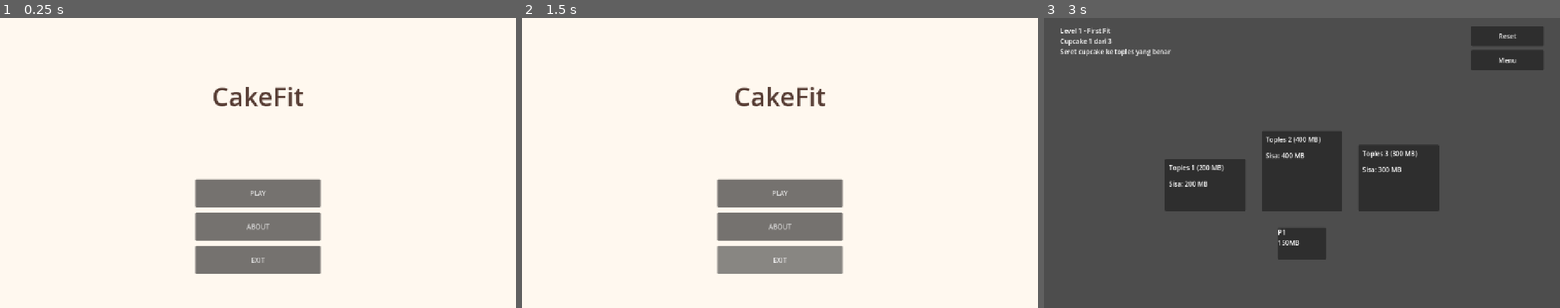
Above: before the commit, frames 1-3 (left to right).
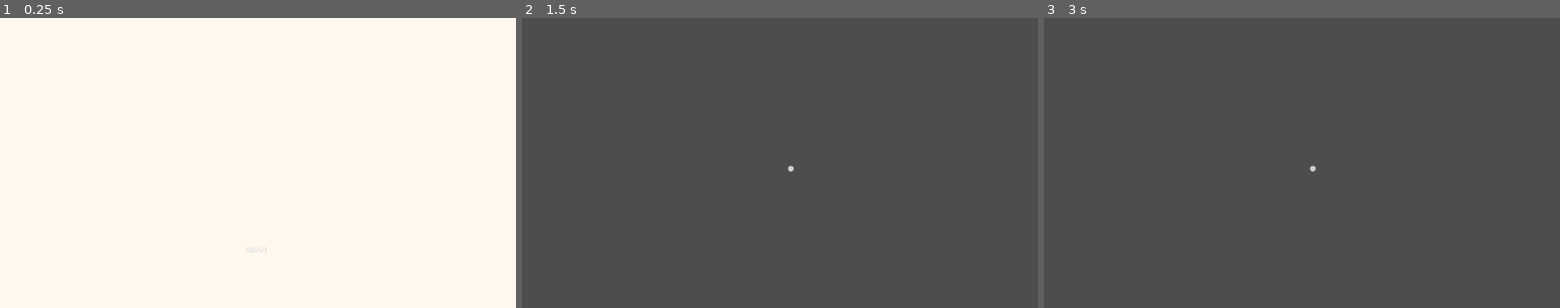
Above: after the commit, the same moments.

Repository: IkmalFirmansyah/cakefit
Game: Godot game, scene res://main_menu.tscn
Two runs of this game, one before a commit and one after it. Both use one fixed random seed, a clock stepped at 60 frames per second and the inputs below.
Inputs (mouse positions are in pixels of both pictures, inside the frame that each line leads up to):
- Up to frame 1 (0.25 s): no input
- Up to frame 2 (1.5 s): click (774, 212) at 0.52 s; click (780, 247) at 1.27 s
- Up to frame 3 (3 s): click (1302, 226) at 2 s, where only the run before the commit has a clickable "ABOUT"; click (1302, 192) at 2.75 s, where only the run before the commit has a clickable "PLAY"

The runs differ from the first frame. In frame 1, 7.7% of the frame differs, in the area x 37-63%, y 23-89%; in frame 2, 100%, in the area x 0-100%, y 0-100%; in frame 3, 14%.

Commit message:
Add files via upload
Terbaru

Diff:
--- /dev/null
+++ b/about.tscn
@@ -0,0 +1,21 @@
+[gd_scene format=3 uid="uid://d2b035sojg1lu"]
+
+[ext_resource type="Texture2D" uid="uid://krjl4p811rat" path="res://assets/images/Background Setting .png" id="1_4q2eq"]
+
+[node name="About" type="Control" unique_id=206117999]
+layout_mode = 3
+anchors_preset = 15
+anchor_right = 1.0
+anchor_bottom = 1.0
+grow_horizontal = 2
+grow_vertical = 2
+
+[node name="TextureRect" type="TextureRect" parent="." unique_id=1746922385]
+layout_mode = 1
+anchors_preset = 15
+anchor_right = 1.0
+anchor_bottom = 1.0
+grow_horizontal = 2
+grow_vertical = 2
+texture = ExtResource("1_4q2eq")
+expand_mode = 1
--- a/main_menu.gd
+++ b/main_menu.gd
@@ -3,3 +3,11 @@
 func _on_play_button_pressed() -> void:
 	Game.level_sekarang = 0
 	get_tree().change_scene_to_file("res://game.tscn")
+
+
+func _on_settings_button_pressed() -> void:
+	get_tree().change_scene_to_file("res://settings.tscn")
+
+
+func _on_about_button_pressed() -> void:
+	get_tree().change_scene_to_file("res://about.tscn")
--- a/main_menu.tscn
+++ b/main_menu.tscn
@@ -1,6 +1,41 @@
 [gd_scene format=3 uid="uid://deco23oppnhs"]
 
 [ext_resource type="Script" uid="uid://dvhtm8h0psbr8" path="res://main_menu.gd" id="1_06t4h"]
+[ext_resource type="Texture2D" uid="uid://krjl4p811rat" path="res://assets/images/Background Setting .png" id="2_nlkkf"]
+[ext_resource type="Texture2D" uid="uid://y3uw3m0uih2j" path="res://assets/images/Logo.png" id="3_qe12f"]
+[ext_resource type="Texture2D" uid="uid://51i0854pf525" path="res://assets/images/Tombol Setting .png" id="4_8qtwp"]
+[ext_resource type="Texture2D" uid="uid://nt0gt5t5w6mc" path="res://assets/images/Tombol Play.png" id="5_dy7ct"]
+[ext_resource type="Texture2D" uid="uid://dxougn3owwo3v" path="res://assets/images/Tombol About.png" id="6_0o4t1"]
+
+[sub_resource type="StyleBoxEmpty" id="StyleBoxEmpty_5awyh"]
+
+[sub_resource type="StyleBoxEmpty" id="StyleBoxEmpty_glbon"]
+
+[sub_resource type="StyleBoxEmpty" id="StyleBoxEmpty_jix8l"]
+
+[sub_resource type="StyleBoxEmpty" id="StyleBoxEmpty_qe12f"]
+
+[sub_resource type="StyleBoxEmpty" id="StyleBoxEmpty_nlkkf"]
+
+[sub_resource type="StyleBoxEmpty" id="StyleBoxEmpty_g8g3n"]
+
+[sub_resource type="StyleBoxEmpty" id="StyleBoxEmpty_8u0te"]
+
+[sub_resource type="StyleBoxEmpty" id="StyleBoxEmpty_0k4wn"]
+
+[sub_resource type="StyleBoxEmpty" id="StyleBoxEmpty_0o4t1"]
+
+[sub_resource type="StyleBoxEmpty" id="StyleBoxEmpty_dy7ct"]
+
+[sub_resource type="StyleBoxEmpty" id="StyleBoxEmpty_j5v2v"]
+
+[sub_resource type="StyleBoxEmpty" id="StyleBoxEmpty_oiatc"]
+
+[sub_resource type="StyleBoxEmpty" id="StyleBoxEmpty_w44g7"]
+
+[sub_resource type="StyleBoxEmpty" id="StyleBoxEmpty_iotk1"]
+
+[sub_resource type="StyleBoxEmpty" id="StyleBoxEmpty_cm266"]
 
 [node name="MainMenu" type="Control" unique_id=1912152663]
 layout_mode = 3
@@ -21,39 +56,108 @@
 grow_vertical = 2
 color = Color(1, 0.972549, 0.9372549, 1)
 
-[node name="Label" type="Label" parent="." unique_id=197872938]
+[node name="Background" type="TextureRect" parent="." unique_id=144329013]
+layout_mode = 1
+anchors_preset = 15
+anchor_right = 1.0
+anchor_bottom = 1.0
+grow_horizontal = 2
+grow_vertical = 2
+texture = ExtResource("2_nlkkf")
+expand_mode = 1
+
+[node name="CakefitLogo" type="TextureRect" parent="." unique_id=695533231]
+layout_mode = 1
+anchors_preset = -1
+anchor_right = 1.0
+anchor_bottom = 1.0
+offset_left = 462.5
+offset_top = 80.0
+offset_right = -460.5
+offset_bottom = -511.0
+grow_horizontal = 2
+grow_vertical = 2
+texture = ExtResource("3_qe12f")
+expand_mode = 1
+
+[node name="SettingsButton" type="Button" parent="." unique_id=189379298]
 layout_mode = 0
-offset_left = 340.0
-offset_top = 150.0
-offset_right = 940.0
-offset_bottom = 250.0
-theme_override_colors/font_color = Color(0.33333334, 0.23137255, 0.19607843, 1)
-theme_override_font_sizes/font_size = 64
-text = "CakeFit"
-horizontal_alignment = 1
+offset_left = 475.0
+offset_top = 450.0
+offset_right = 789.0
+offset_bottom = 520.0
+theme_override_styles/normal = SubResource("StyleBoxEmpty_5awyh")
+theme_override_styles/pressed = SubResource("StyleBoxEmpty_glbon")
+theme_override_styles/hover = SubResource("StyleBoxEmpty_jix8l")
+theme_override_styles/disabled = SubResource("StyleBoxEmpty_qe12f")
+theme_override_styles/focus = SubResource("StyleBoxEmpty_nlkkf")
+
+[node name="TextureRect" type="TextureRect" parent="SettingsButton" unique_id=1200318429]
+layout_mode = 1
+anchors_preset = 15
+anchor_right = 1.0
+anchor_bottom = 1.0
+offset_left = 5.0
+offset_right = 13.0
+offset_bottom = 6.0
+grow_horizontal = 2
+grow_vertical = 2
+texture = ExtResource("4_8qtwp")
+expand_mode = 1
 
 [node name="PlayButton" type="Button" parent="." unique_id=808801615]
 layout_mode = 0
-offset_left = 485.0
-offset_top = 400.0
-offset_right = 795.0
-offset_bottom = 470.0
-text = "PLAY"
+offset_left = 475.0
+offset_top = 350.0
+offset_right = 785.0
+offset_bottom = 420.0
+theme_override_styles/normal = SubResource("StyleBoxEmpty_g8g3n")
+theme_override_styles/pressed = SubResource("StyleBoxEmpty_8u0te")
+theme_override_styles/hover = SubResource("StyleBoxEmpty_0k4wn")
+theme_override_styles/disabled = SubResource("StyleBoxEmpty_0o4t1")
+theme_override_styles/focus = SubResource("StyleBoxEmpty_dy7ct")
+
+[node name="TextureRect" type="TextureRect" parent="PlayButton" unique_id=1505295575]
+layout_mode = 1
+anchors_preset = 15
+anchor_right = 1.0
+anchor_bottom = 1.0
+offset_left = 5.0
+offset_top = 12.0
+offset_right = 17.0
+offset_bottom = 18.0
+grow_horizontal = 2
+grow_vertical = 2
+texture = ExtResource("5_dy7ct")
+expand_mode = 1
 
 [node name="AboutButton" type="Button" parent="." unique_id=161057875]
 layout_mode = 0
-offset_left = 485.0
-offset_top = 483.0
-offset_right = 795.0
-offset_bottom = 553.0
+offset_left = 475.0
+offset_top = 537.0
+offset_right = 797.0
+offset_bottom = 613.0
+theme_override_styles/normal = SubResource("StyleBoxEmpty_j5v2v")
+theme_override_styles/pressed = SubResource("StyleBoxEmpty_oiatc")
+theme_override_styles/hover = SubResource("StyleBoxEmpty_w44g7")
+theme_override_styles/disabled = SubResource("StyleBoxEmpty_iotk1")
+theme_override_styles/focus = SubResource("StyleBoxEmpty_cm266")
 text = "ABOUT"
 
-[node name="ExitButton" type="Button" parent="." unique_id=491898160]
-layout_mode = 0
-offset_left = 485.0
-offset_top = 566.0
-offset_right = 795.0
-offset_bottom = 636.0
-text = "EXIT"
+[node name="TextureRect" type="TextureRect" parent="AboutButton" unique_id=302263301]
+layout_mode = 1
+anchors_preset = 15
+anchor_right = 1.0
+anchor_bottom = 1.0
+offset_left = 5.0
+offset_top = 1.0
+offset_right = 5.0
+offset_bottom = 1.0
+grow_horizontal = 2
+grow_vertical = 2
+texture = ExtResource("6_0o4t1")
+expand_mode = 1
 
+[connection signal="pressed" from="SettingsButton" to="." method="_on_settings_button_pressed"]
 [connection signal="pressed" from="PlayButton" to="." method="_on_play_button_pressed"]
+[connection signal="pressed" from="AboutButton" to="." method="_on_about_button_pressed"]
--- /dev/null
+++ b/settings.gd
@@ -0,0 +1,56 @@
+class_name settings
+extends Control
+
+const SAVE_PATH = "user://settings.cfg"
+
+@onready var volume_slider: HSlider = $VolumeSlider
+@onready var button_save: TextureButton = $ButtonSave
+
+
+func _ready():
+	# Menghubungkan slider dan tombol
+	volume_slider.value_changed.connect(_on_volume_changed)
+	button_save.pressed.connect(_on_save_pressed)
+
+	# Membaca pengaturan yang tersimpan
+	var config = ConfigFile.new()
+	var error = config.load(SAVE_PATH)
+
+	if error == OK:
+		volume_slider.value = config.get_value("audio", "volume", 50.0)
+	else:
+		volume_slider.value = 50.0
+
+	apply_volume(volume_slider.value)
+
+
+func _on_volume_changed(value: float):
+	apply_volume(value)
+
+
+func apply_volume(value: float):
+	var bus = AudioServer.get_bus_index("Master")
+
+	if bus == -1:
+		return
+
+	AudioServer.set_bus_mute(bus, value <= 0)
+
+	if value > 0:
+		AudioServer.set_bus_volume_db(
+			bus,
+			linear_to_db(value / 100.0)
+		)
+
+
+func _on_save_pressed():
+	var config = ConfigFile.new()
+
+	config.set_value("audio", "volume", volume_slider.value)
+
+	var error = config.save(SAVE_PATH)
+
+	if error == OK:
+		print("Settings berhasil disimpan!")
+	else:
+		print("Gagal menyimpan settings!")
--- /dev/null
+++ b/settings.tscn
@@ -0,0 +1,127 @@
+[gd_scene format=3 uid="uid://cjjaujahx33nd"]
+
+[ext_resource type="Texture2D" uid="uid://krjl4p811rat" path="res://assets/images/Background Setting .png" id="1_kiwxg"]
+[ext_resource type="Script" uid="uid://nehxyjvgdfpe" path="res://scanes/settings.gd" id="1_vkn1a"]
+[ext_resource type="Texture2D" uid="uid://brcabob7sbp1w" path="res://assets/images/Panel Utama.png" id="2_uw3hw"]
+[ext_resource type="Texture2D" uid="uid://y3uw3m0uih2j" path="res://assets/images/Logo.png" id="3_n27ii"]
+[ext_resource type="Texture2D" uid="uid://0csmece033uv" path="res://assets/images/Group 11.png" id="4_uw3hw"]
+[ext_resource type="Texture2D" uid="uid://do2glhuch133w" path="res://assets/images/Tombol Save.png" id="5_dc65h"]
+[ext_resource type="Texture2D" uid="uid://bb8jbrbw0pb57" path="res://assets/images/Setting Revisi.png" id="6_uw3hw"]
+[ext_resource type="Texture2D" uid="uid://b3vm17xvonw4c" path="res://assets/images/Slider.png" id="7_n27ii"]
+
+[sub_resource type="StyleBoxEmpty" id="StyleBoxEmpty_ql73s"]
+
+[sub_resource type="StyleBoxFlat" id="StyleBoxFlat_n27ii"]
+
+[node name="Settings" type="Control" unique_id=1493451106]
+layout_mode = 3
+anchors_preset = 15
+anchor_right = 1.0
+anchor_bottom = 1.0
+grow_horizontal = 2
+grow_vertical = 2
+script = ExtResource("1_vkn1a")
+
+[node name="background" type="TextureRect" parent="." unique_id=297699323]
+layout_mode = 1
+anchors_preset = 15
+anchor_right = 1.0
+anchor_bottom = 1.0
+grow_horizontal = 2
+grow_vertical = 2
+texture = ExtResource("1_kiwxg")
+expand_mode = 1
+
+[node name="Panel Settings" type="TextureRect" parent="." unique_id=823373945]
+layout_mode = 1
+anchors_preset = 8
+anchor_left = 0.5
+anchor_top = 0.5
+anchor_right = 0.5
+anchor_bottom = 0.5
+offset_left = -351.25
+offset_top = -188.5
+offset_right = 351.25
+offset_bottom = 188.5
+grow_horizontal = 2
+grow_vertical = 2
+texture = ExtResource("2_uw3hw")
+expand_mode = 1
+
+[node name="Logo" type="TextureRect" parent="." unique_id=1435346153]
+layout_mode = 1
+anchors_preset = 5
+anchor_left = 0.5
+anchor_right = 0.5
+offset_left = -150.0
+offset_top = 137.0
+offset_right = 150.0
+offset_bottom = 237.0
+grow_horizontal = 2
+texture = ExtResource("3_n27ii")
+expand_mode = 1
+
+[node name="Volume Settings" type="TextureRect" parent="." unique_id=1722040227]
+layout_mode = 1
+anchors_preset = 8
+anchor_left = 0.5
+anchor_top = 0.5
+anchor_right = 0.5
+anchor_bottom = 0.5
+offset_left = -256.82153
+offset_top = -36.625
+offset_right = 256.82153
+offset_bottom = 36.625
+grow_horizontal = 2
+grow_vertical = 2
+texture = ExtResource("4_uw3hw")
+expand_mode = 1
+
+[node name="ButtonSave" type="TextureButton" parent="." unique_id=720793810]
+custom_minimum_size = Vector2(300, 70)
+layout_mode = 1
+anchors_preset = 7
+anchor_left = 0.5
+anchor_top = 1.0
+anchor_right = 0.5
+anchor_bottom = 1.0
+offset_left = -150.0
+offset_top = -184.0
+offset_right = 150.0
+offset_bottom = -114.0
+grow_horizontal = 2
+grow_vertical = 0
+texture_normal = ExtResource("5_dc65h")
+ignore_texture_size = true
+stretch_mode = 0
+
+[node name="Settings" type="TextureRect" parent="." unique_id=946279161]
+layout_mode = 1
+anchors_preset = 5
+anchor_left = 0.5
+anchor_right = 0.5
+offset_left = -71.875
+offset_top = 249.0
+offset_right = 71.875
+offset_bottom = 295.0
+grow_horizontal = 2
+texture = ExtResource("6_uw3hw")
+expand_mode = 1
+
+[node name="VolumeSlider" type="HSlider" parent="." unique_id=407798354]
+layout_mode = 1
+anchors_preset = 8
+anchor_left = 0.5
+anchor_top = 0.5
+anchor_right = 0.5
+anchor_bottom = 0.5
+offset_left = -204.0
+offset_top = -22.0
+offset_right = 259.0
+offset_bottom = 51.25
+grow_horizontal = 2
+grow_vertical = 2
+theme_override_icons/grabber = ExtResource("7_n27ii")
+theme_override_icons/grabber_highlight = ExtResource("7_n27ii")
+theme_override_styles/slider = SubResource("StyleBoxEmpty_ql73s")
+theme_override_styles/grabber_area = SubResource("StyleBoxFlat_n27ii")
Not shown, added: Revisi Tampilan Awal .png.import
Not shown, added: Tampilan Awal.png.import
Not shown, added: Tampilan In Game.png.import
Not shown, added: Tampilan Settings.png.import
Not shown, added: settings.gd.uid
